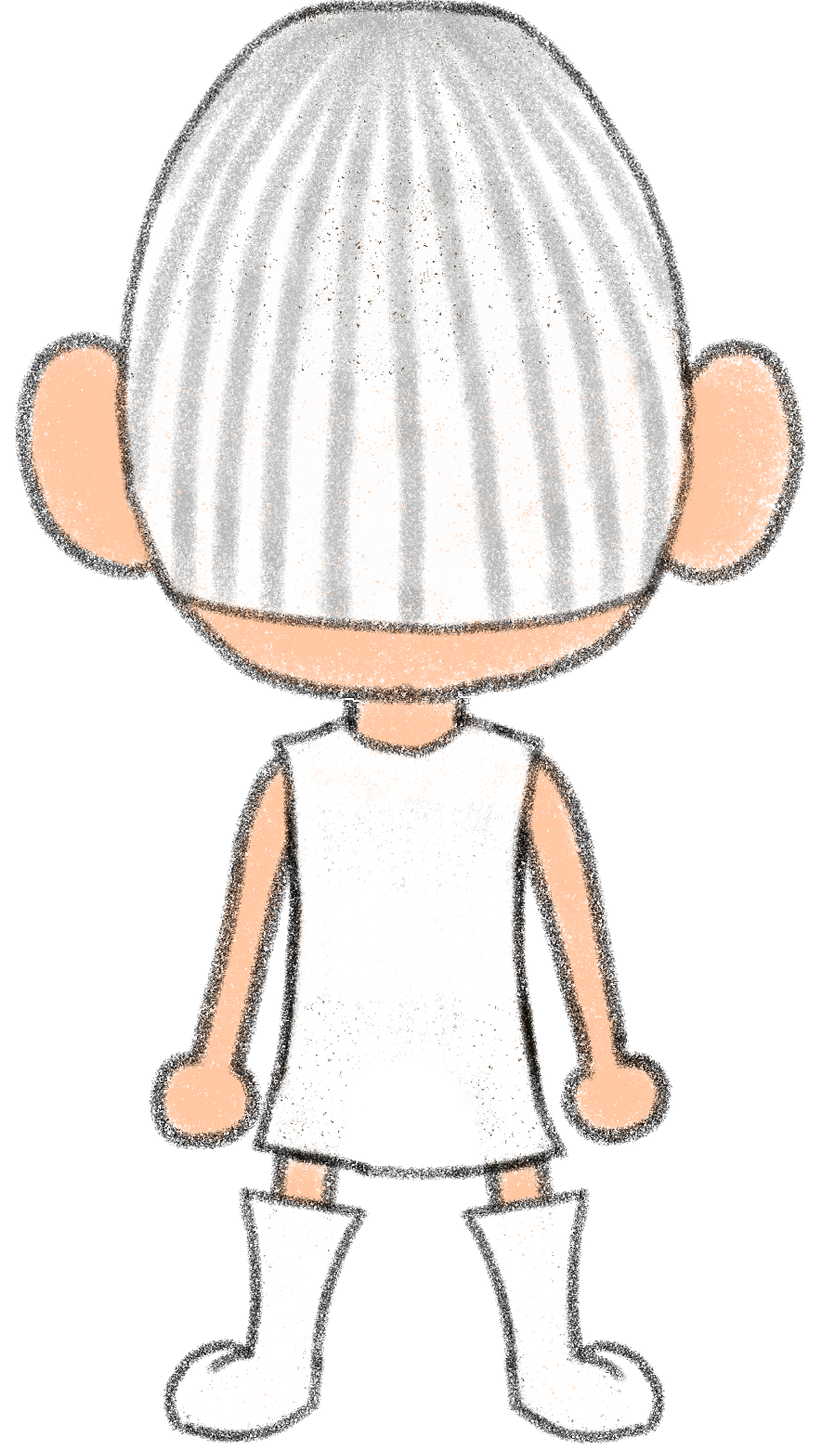
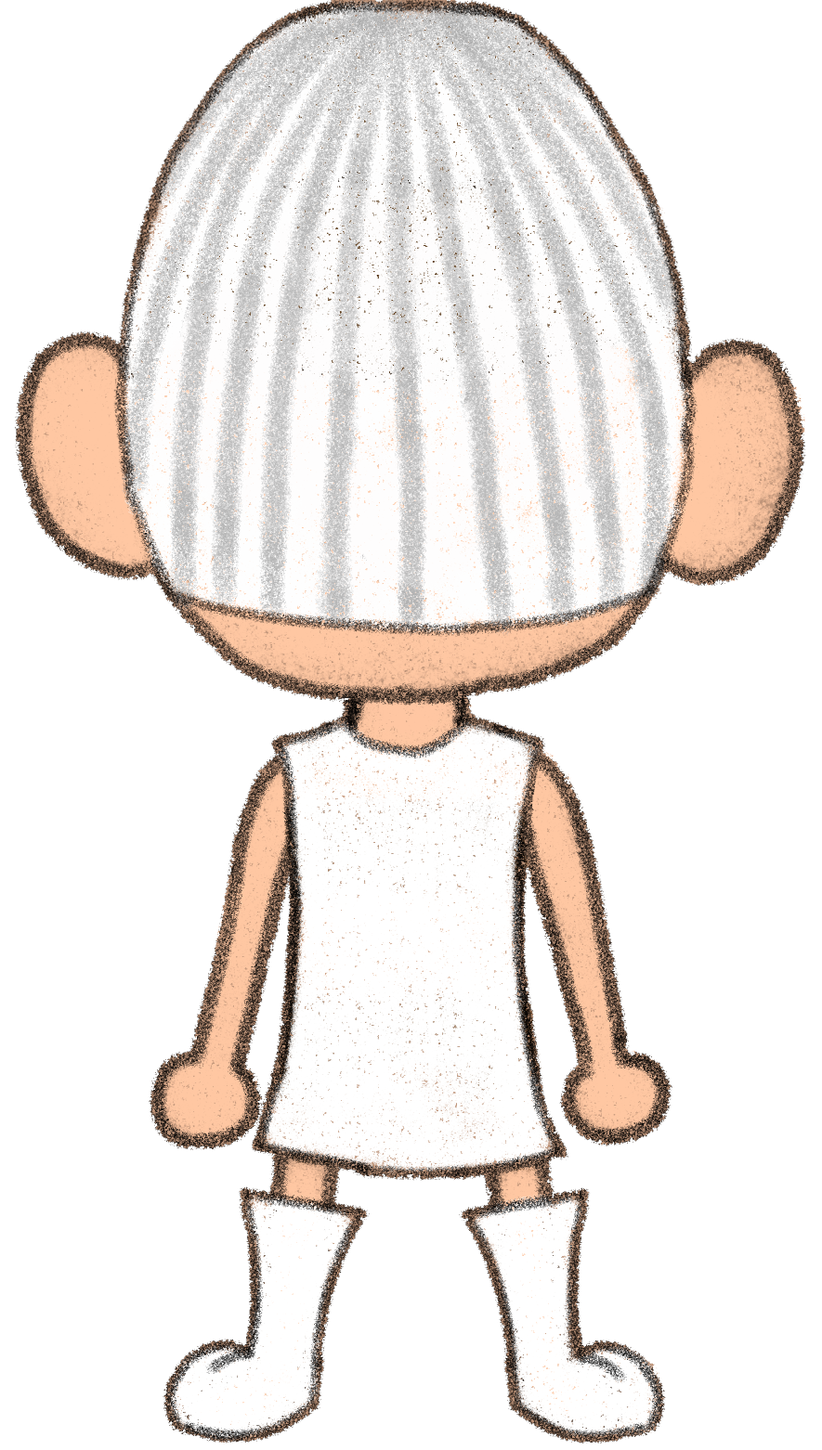
Comparing the layer stacks of the two 822px x 1450px images. Changes:
painted on "0_back cabeza" over [14, 0, 806, 706]
painted on "front cuerpo" over [251, 639, 569, 1181]
painted on "pierna_izq" over [162, 984, 370, 1445]
painted on "pierna_der" over [458, 989, 666, 1444]
painted on "brazo_der" over [508, 745, 673, 1147]
painted on "brazo_izq" over [148, 738, 314, 1151]
